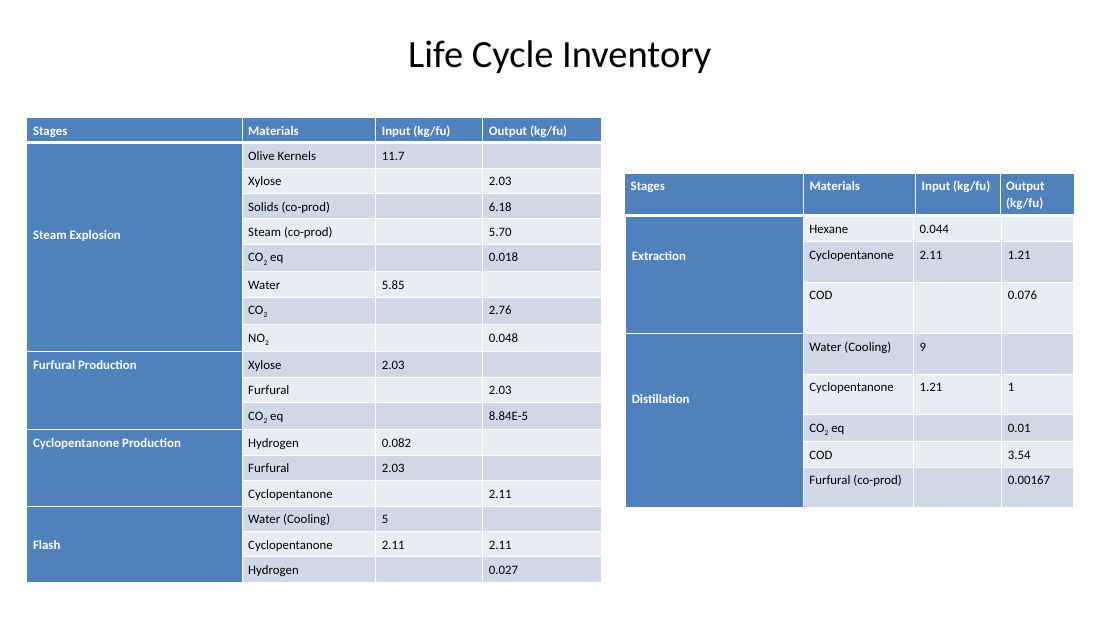
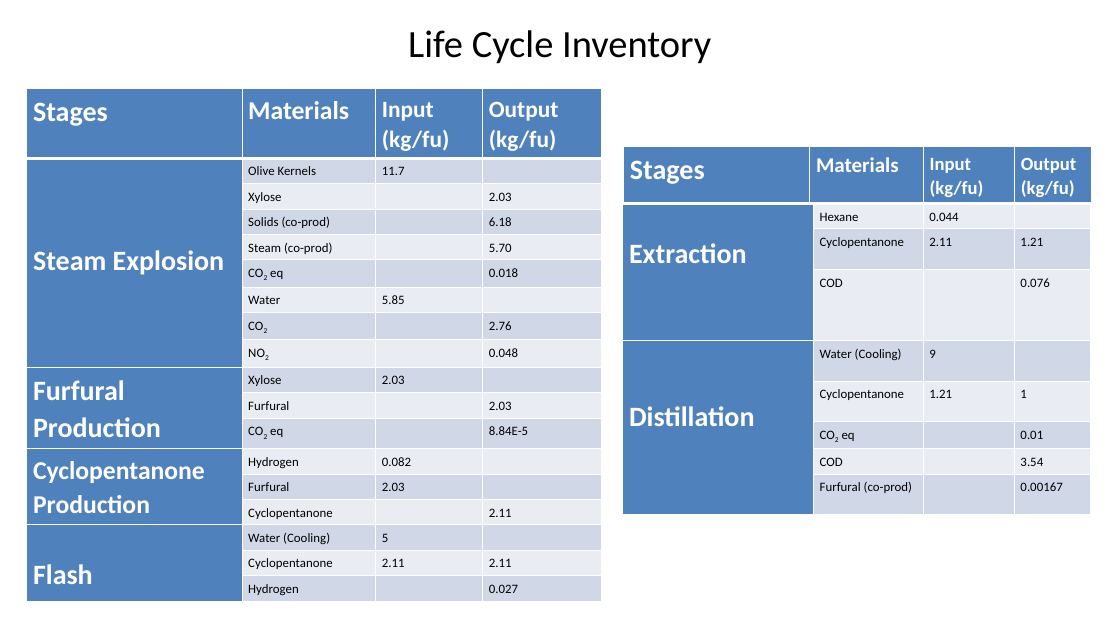
Before and after one commit to Vidianos-Giannitsis/Process-Design, a slide deck: slide 7 of LCA/cyclopentanone_olive_kernel_lca_presentation.pptx (slide 6 before the commit). Drawn at 1120x630 pixels with LibreOffice and Linux fonts; fonts in the diff are those of the drawing. Boxes give left, top, right and bottom in pixels: in the first picture for what was removed or moved away, otherwise in the second. Text is boxed around its words. In the diff, an @@ line names an element or a change of style, - is before the commit and + after.

```diff
--- a/LCA/cyclopentanone_olive_kernel_lca_presentation.pptx
+++ b/LCA/cyclopentanone_olive_kernel_lca_presentation.pptx
@@ title "Life Cycle Inventory": place and size @@
-title "Life Cycle Inventory" at [408, 40, 711, 74]
+title "Life Cycle Inventory" at [408, 30, 711, 64]
@@ table at [27, 89, 601, 599] @@
@@ size 11 to 24 pt in "Stages", "Steam Explosion", "Furfural Production", "Flash" @@
@@ size 11 to 22 pt in "Materials", "Cyclopentanone Production" @@
@@ size 11 to 20 pt in "Input (kg/fu)", "Output (kg/fu)" @@
@@ table: place and size @@
-table at [27, 118, 601, 580]
+table at [27, 89, 601, 599]
@@ table at [623, 146, 1092, 223] @@
@@ size 11 to 24 pt in "Stages" @@
@@ size 11 to 18 pt in "Materials" @@
@@ size 11 to 16 pt in "Input (kg/fu)", "Output (kg/fu)" @@
@@ table: place and size @@
-table at [624, 173, 1075, 213]
+table at [623, 146, 1092, 223]
@@ table at [623, 203, 1091, 497] @@
@@ size 11 to 24 pt in "Extraction", "Distillation" @@
@@ table: place and size @@
-table at [626, 216, 1073, 503]
+table at [623, 203, 1091, 497]
```
Also in this commit, not shown: 2 other slides changed, 2 slides added, 1 slide removed, 15 other files.
